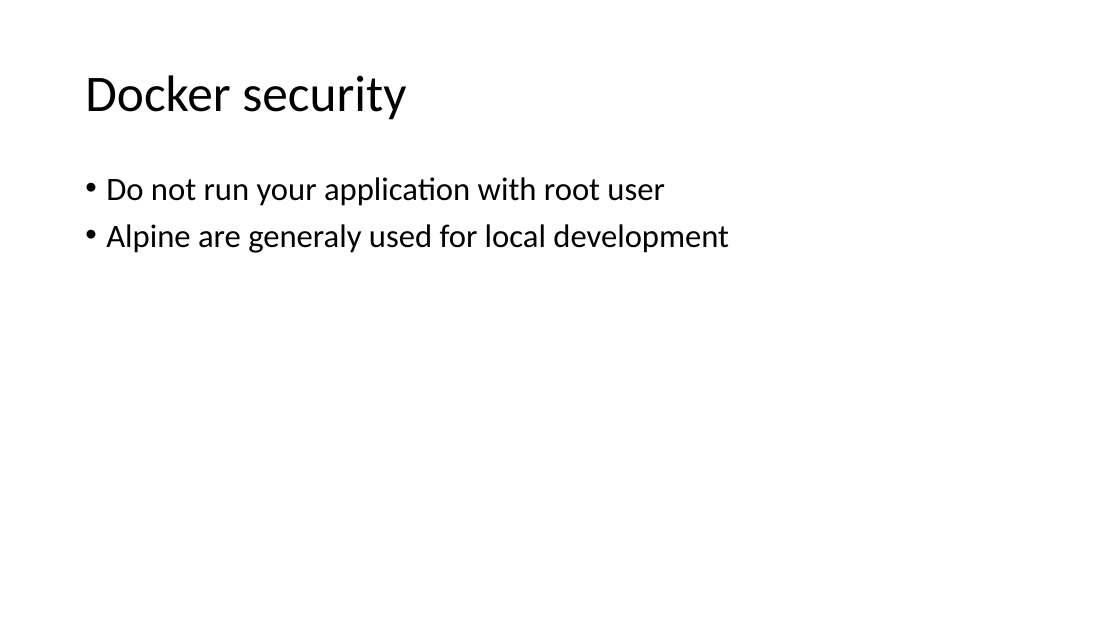
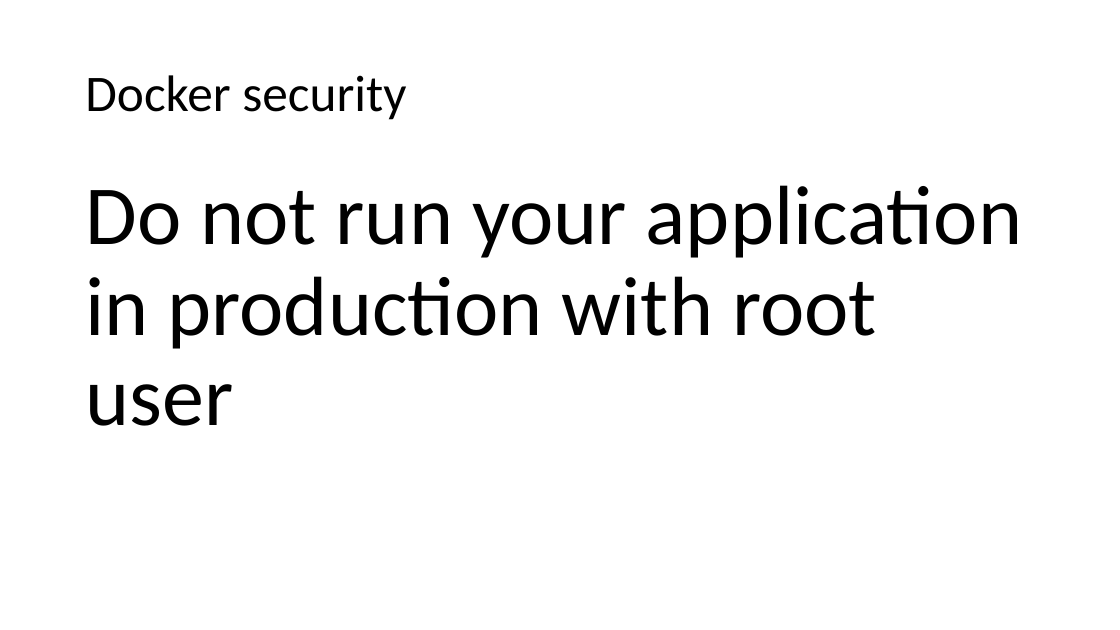
Before and after one commit to guillaume-chervet/course.dotnet, a slide deck: slide 45 of documentations/dotnet6.pptx (slide 47 before the commit). Drawn at 1120x630 pixels with LibreOffice and Linux fonts; fonts in the diff are those of the drawing. Boxes give left, top, right and bottom in pixels: in the first picture for what was removed or moved away, otherwise in the second. Text is boxed around its words. In the diff, an @@ line names an element or a change of style, - is before the commit and + after.

```diff
--- a/documentations/dotnet6.pptx
+++ b/documentations/dotnet6.pptx
@@ text at [85, 185, 1022, 426]: text changed; size 28 to 72 pt @@
-• Do not run your application with root user
-• Alpine are generaly used for local development
+Do not run your application in production with root user
```
Also in this commit, not shown: 8 other slides changed, 4 slides added, 4 slides removed, 1 other file.
